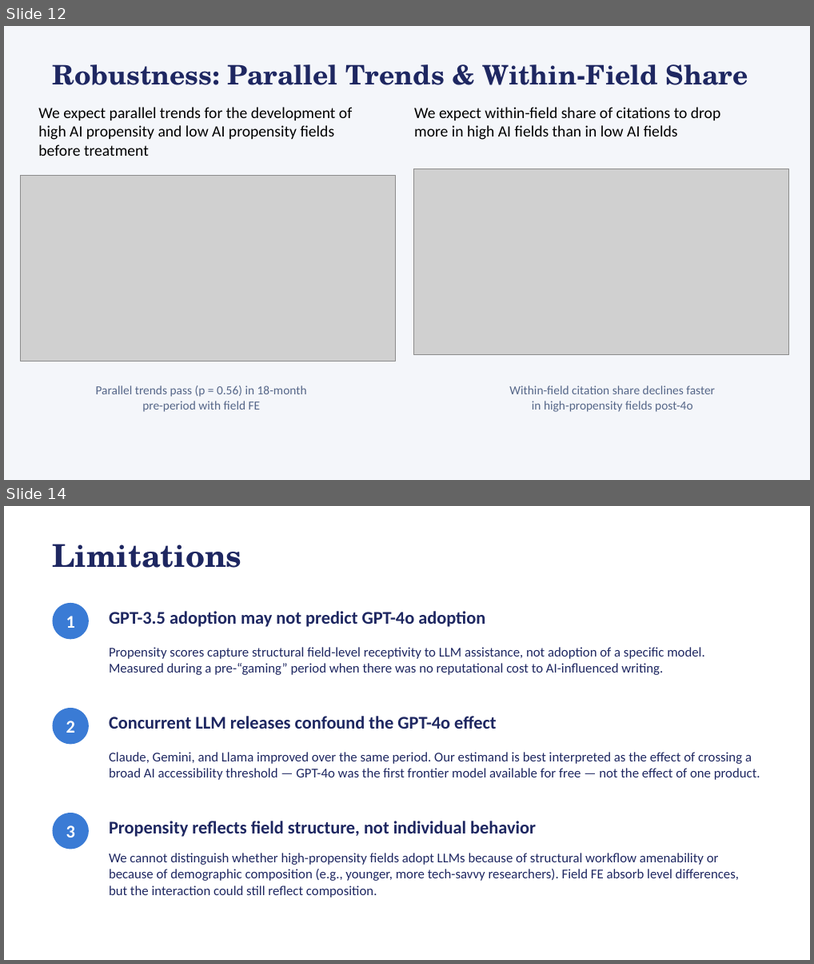
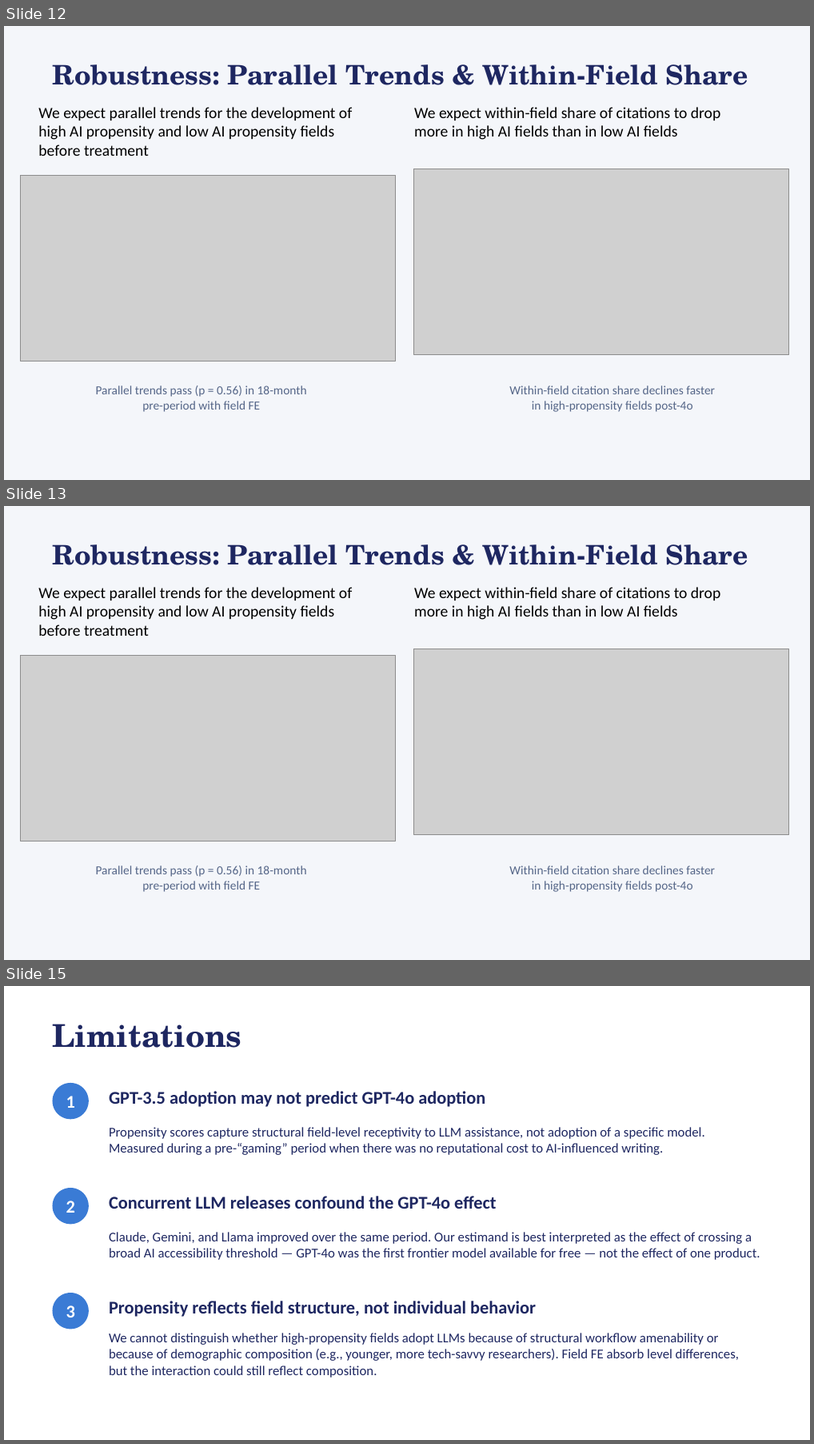
Before and after one commit to bheim/aig_final_project, a slide deck: presentation.pptx. Shown one above the other, each under a label of ours: slides 12 and 14 before the commit, slides 12, 13 and 15 after it; the slides between them are not shown. The pictures are 814x964 and 814x1444 pixels, drawn with LibreOffice and Linux fonts; fonts in the diff are those of the drawing; grey boxes stand for pictures. Boxes give left, top, right and bottom in pixels: in the first picture for what was removed or moved away, otherwise in the second. Text is boxed around its words. In the diff, an @@ line names an element or a change of style, - is before the commit and + after.

```diff
--- a/presentation.pptx
+++ b/presentation.pptx
@@ slide 13 added at [4, 506, 810, 960], background #F4F6FA @@
@@ text added at [52, 544, 749, 565], 24 pt, text #1E2761, bold @@
+Robustness: Parallel Trends & Within-Field Share
@@ text added at [38, 587, 352, 636], 14 pt, text #000000 @@
+We expect parallel trends for the development of high AI propensity and low AI propensity fields before treatment
@@ text added at [414, 587, 721, 620], 14 pt, text #000000 @@
+We expect within-field share of citations to drop more in high AI fields than in low AI fields
@@ picture added at [414, 648, 790, 834] @@
@@ picture added at [20, 655, 395, 840] @@
@@ text added at [96, 865, 307, 892], 11 pt, text #556688 @@
+Parallel trends pass (p = 0.56) in 18-month
+pre-period with field FE
@@ text added at [510, 865, 715, 892], 11 pt, text #556688 @@
+Within-field citation share declines faster
+in high-propensity fields post-4o
@@ what was slide 14 is now slide 15 @@
```
Also in this commit, not shown: 4 slides changed, 2 other slides added.
